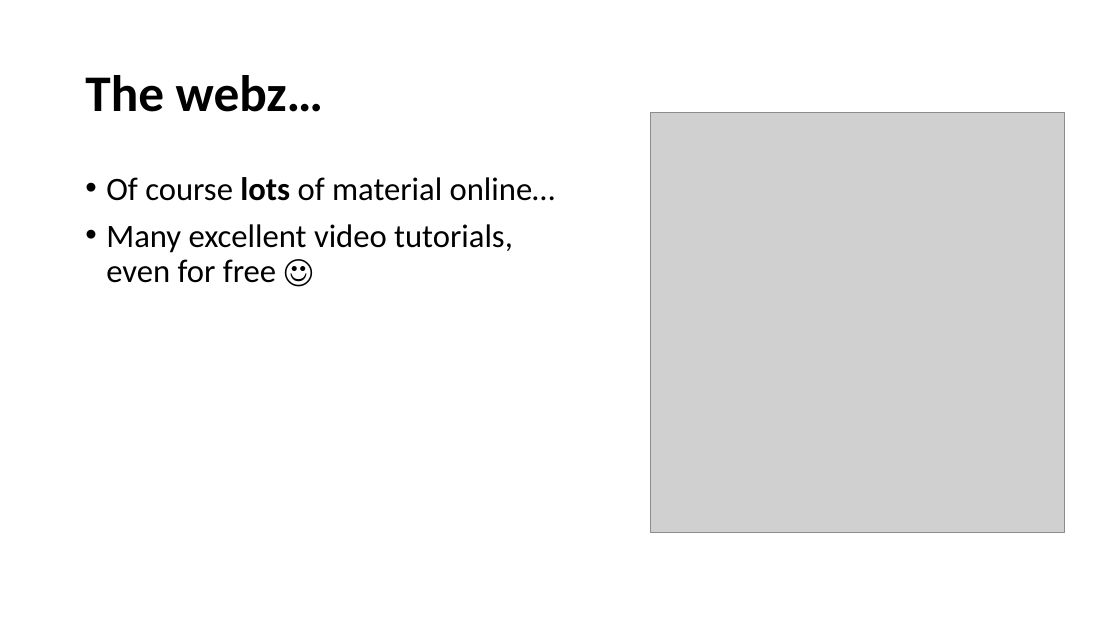
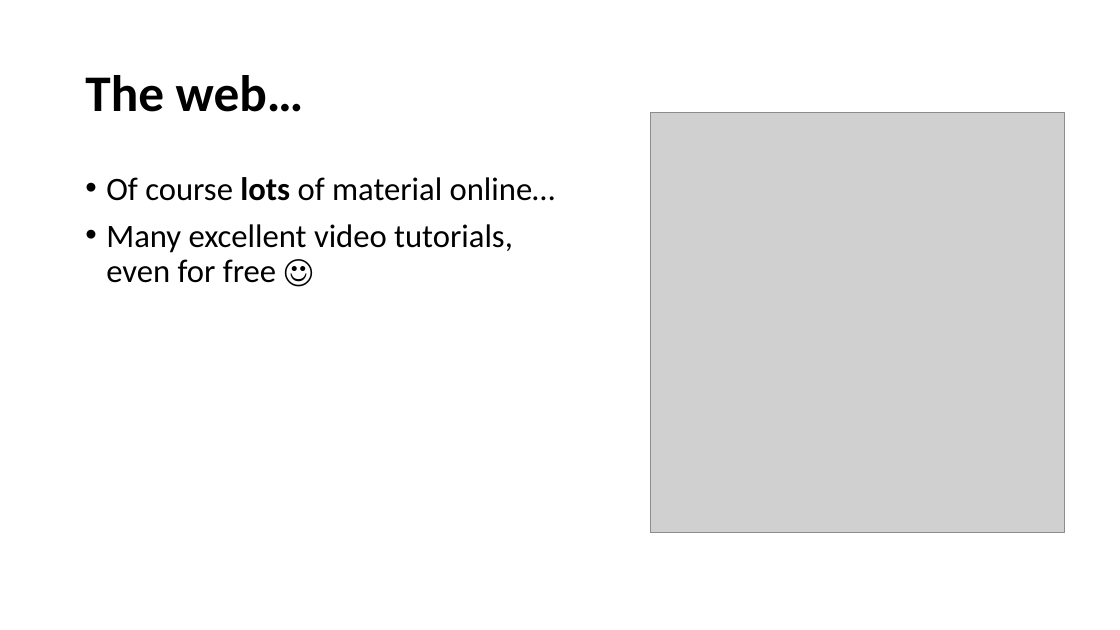
Before and after one commit to perl-easj/Laurea-materials, a slide deck: slide 6 of Pres/Outro.pptx. Drawn at 1120x630 pixels with LibreOffice and Linux fonts; fonts in the diff are those of the drawing; grey boxes stand for pictures. Boxes give left, top, right and bottom in pixels: in the first picture for what was removed or moved away, otherwise in the second. Text is boxed around its words. In the diff, an @@ line names an element or a change of style, - is before the commit and + after.

```diff
--- a/Pres/Outro.pptx
+++ b/Pres/Outro.pptx
@@ title at [85, 75, 304, 112]: text changed @@
-The webz…
+The web…
```
Also in this commit, not shown: 3 other slides changed, 1 slide added, 1 slide removed, 3 other files.
